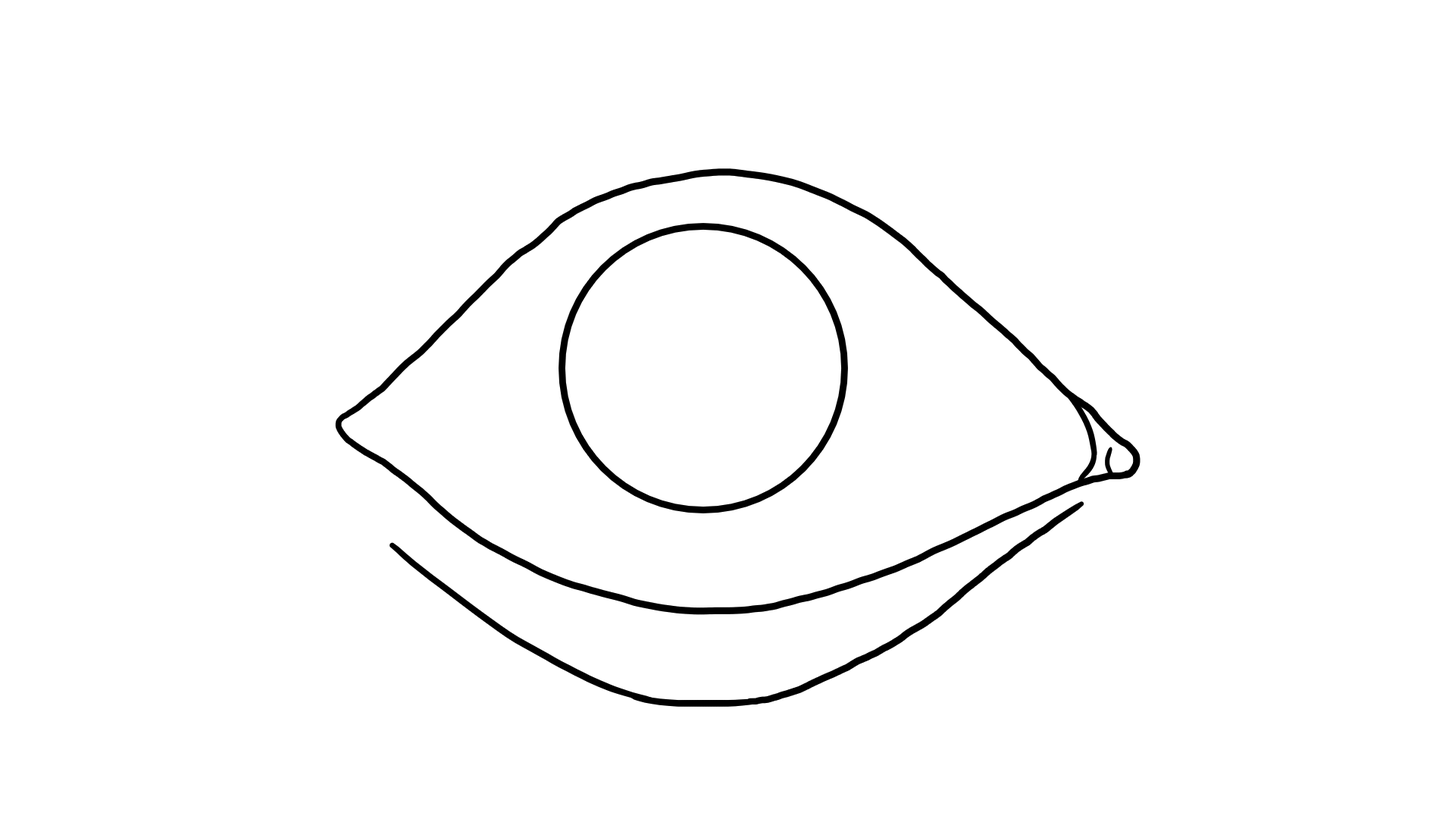
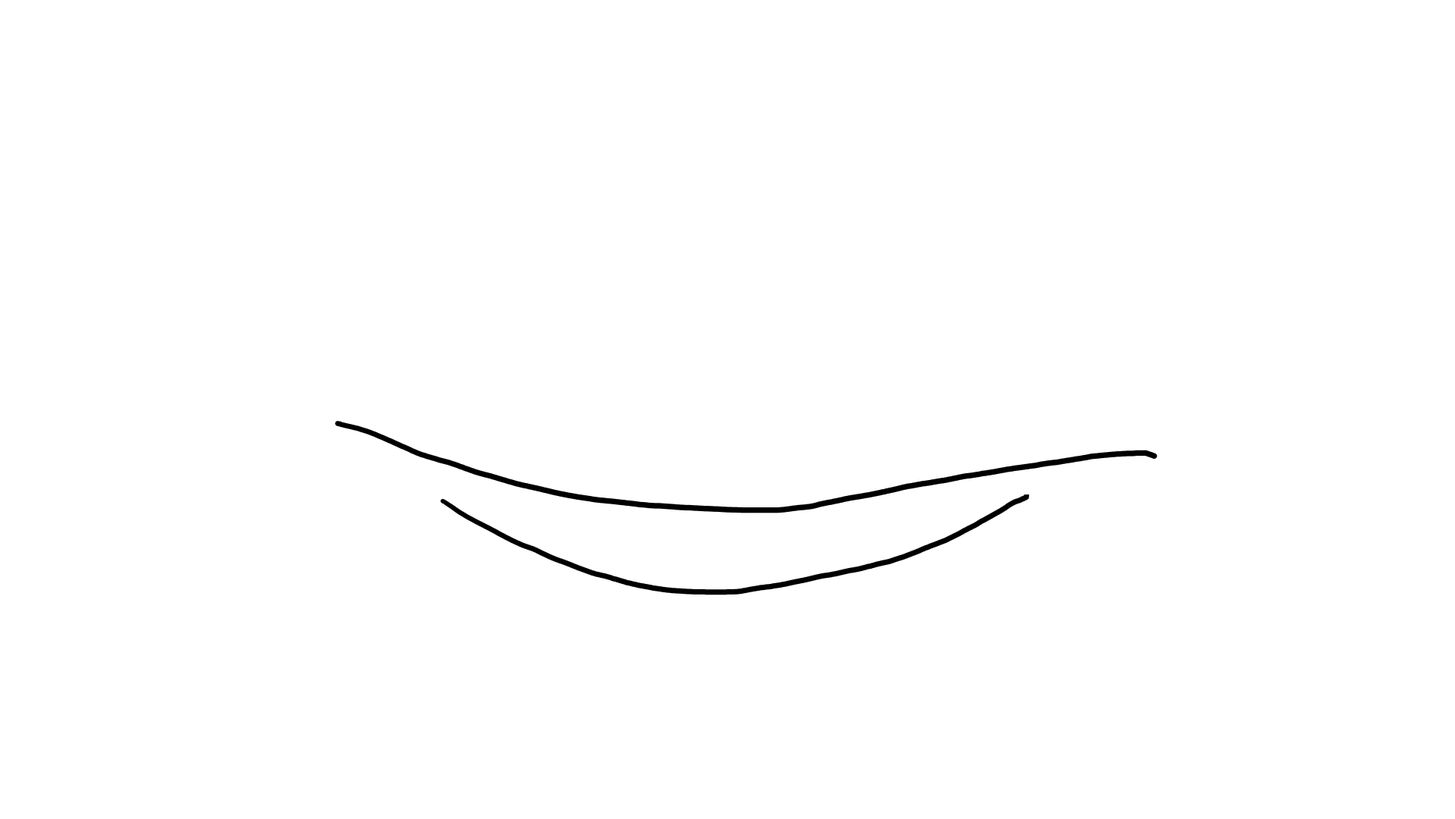
Layered file, before and after one edit (1455px x 819px). Changes by layer:
pixels changed over [335, 168, 1158, 707] (layer not identified)
